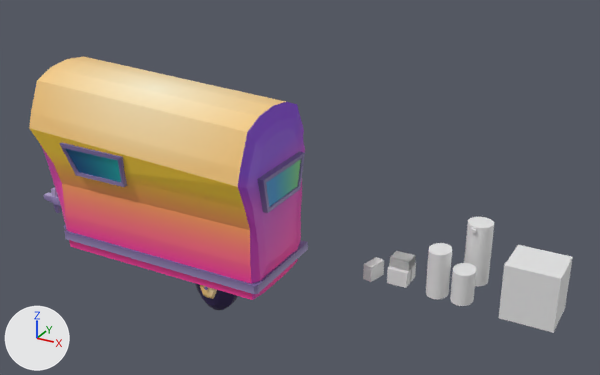
The Blender file 3_Blend_Files/StylizedMeshes.blend, before and after one commit.
One viewpoint serves both versions: a 50 mm lens placed at (5.28, -12.12, 11.28), pointed at (-4.24, 5.18, 2.62). Arrows for +X, +Y and +Z are at lower left; the lights stay in place. The picture after the commit comes second.

The scene before the commit, as lines of its bpy script (objects in view):
```python
ob_caravanbody = bpy.data.objects.new('CaravanBody', me_cylinder_010)
ob_caravanbody.location = (-7.219, 3.925, 3.455)
ob_caravanbody.rotation_euler = (0.0, 4.709, 0.0)  # degrees (0, 270, 0)
ob_caravanbody.scale = (1.0, 1.62, 2.96)
ob_lwindow = bpy.data.objects.new('LWindow', me_cube_014)
ob_lwindow.location = (-8.13, 2.587, 3.693)
ob_lwindow.rotation_euler = (0.0, 0.0238, 4.712)  # degrees (0, 1.4, 270)
ob_player = bpy.data.objects.new('Player', me_cylinder)
ob_player.location = (0.0, 7.27, 0.0)
ob_roundtable = bpy.data.objects.new('RoundTable', me_cylinder_001)
ob_roundtable.location = (0.0, 6.16, 0.44)
ob_roundtable.scale = (0.29, 0.352, 0.439)
ob_structuresupport = bpy.data.objects.new('StructureSupport', me_cube_015)
ob_structuresupport.location = (-5.533, 5.251, 1.13)
ob_structuresupport.scale = (0.766, 0.193, 0.23)
# also in view: 'FlowerPotStand' at (-0.67, 6.16, 0.64); 'RearWindow' at (-4.26, 3.93, 3.27); 'chair' at (1.76, 6.35, 0.74)
```
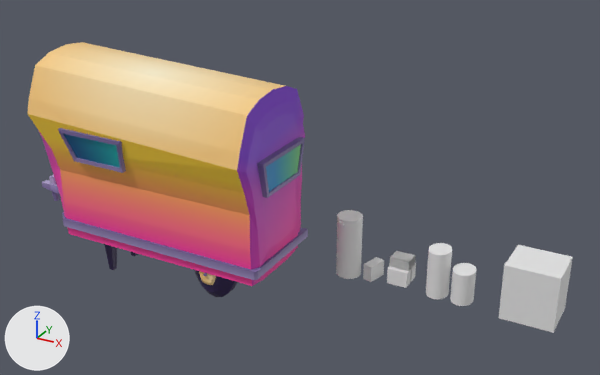
What the commit changed:
Mesh me_cube_016 is new.
It has 8 vertices, 6 faces and spans x -1.0..1.0, y -1.0..1.0, z -0.85..0.48.
It uses material mat_material (picture img_atlasmap_png).
Object 'Player' (ob_player) moves from (0.0, 7.27, 0.0) to (-3.16, 5.99, 0.0).
In object 'StructureSupport' (ob_structuresupport), parent is now set to ob_caravanbody.
In object 'StructureSupport' (ob_structuresupport), matrix_parent_inverse is now set to Matrix(((-0.00384, 0.0, 1.0, -3.482), (0.0, 0.616, 0.0, -2.417), (-0.337, 0.0, -0.0013, -2.431), (0.0, 0.0, 0.0, 1.0))).
In object 'CaravanBody' (ob_caravanbody), parent is now set to ob_caravan_stylized.
In object 'CaravanBody' (ob_caravanbody), matrix_parent_inverse is now set to Matrix(((1.0, 0.0, 0.0, 7.485), (0.0, 1.0, 0.0, -3.915), (0.0, 0.0, 1.0, -2.529), (0.0, 0.0, 0.0, 1.0))).
In object 'LWindow' (ob_lwindow), parent is now set to ob_windows.
In object 'LWindow' (ob_lwindow), matrix_parent_inverse is now set to Matrix(((1.0, 0.0, 0.0, 7.256), (0.0, 1.0, 0.0, -3.953), (0.0, 0.0, 1.0, -3.935), (0.0, 0.0, 0.0, 1.0))).
Object 'Windows' (ob_windows) is new.
Its parent is ob_caravanbody.
Its matrix parent inverse is Matrix(((-0.00384, 0.0, 1.0, -3.482), (0.0, 0.616, 0.0, -2.417), (-0.337, 0.0, -0.0013, -2.431), (0.0, 0.0, 0.0, 1.0))).
Its location is (-7.256, 3.953, 3.935).
Object 'Caravan_stylized' (ob_caravan_stylized) is new.
Its location is (-7.485, 3.915, 2.922).
Object 'Cube.002' (ob_cube_002) is new; it shows me_cube_016.
Its parent is ob_supportlegs.
Its matrix parent inverse is Matrix(((1.0, 0.0, 0.0, 9.32), (0.0, 1.0, 0.0, -3.946), (0.0, 0.0, 1.0, -0.342), (0.0, 0.0, 0.0, 1.0))).
Its location is (-9.317, 3.454, 0.557).
Its scale is (-0.16, -0.16, 1.0).
Object 'SupportLegs' (ob_supportlegs) is new.
Its parent is ob_caravanbody.
Its matrix parent inverse is Matrix(((-0.00384, 0.0, 1.0, -3.875), (0.0, 0.616, 0.0, -2.417), (-0.337, 0.0, -0.0013, -2.43), (0.0, 0.0, 0.0, 1.0))).
Its location is (-9.32, 3.946, 0.342).

Location of each change, [x1, y1, x2, y2] in pixels of the pictures (600 x 375 px):
'CaravanBody', moved: before [29, 56, 305, 300]; after [27, 42, 305, 286]
'StructureSupport', moved: before [64, 225, 308, 294]; after [62, 212, 308, 280]
'Player', moved: before [464, 217, 494, 286]; after [336, 210, 363, 279]
'LWindow', moved: before [59, 143, 127, 187]; after [58, 128, 126, 173]
'RearWindow', moved: before [257, 152, 305, 213]; after [257, 137, 305, 198]
'LTyre', moved: before [195, 283, 238, 310]; after [195, 270, 238, 297]
'TowHitch', moved: before [44, 187, 61, 213]; after [42, 174, 60, 201]
'LWheel', moved: before [200, 285, 217, 299]; after [199, 271, 216, 285]
'Cube.002', added: after [104, 244, 117, 270]
'Cube.003', now drawn: after [131, 252, 138, 256]
